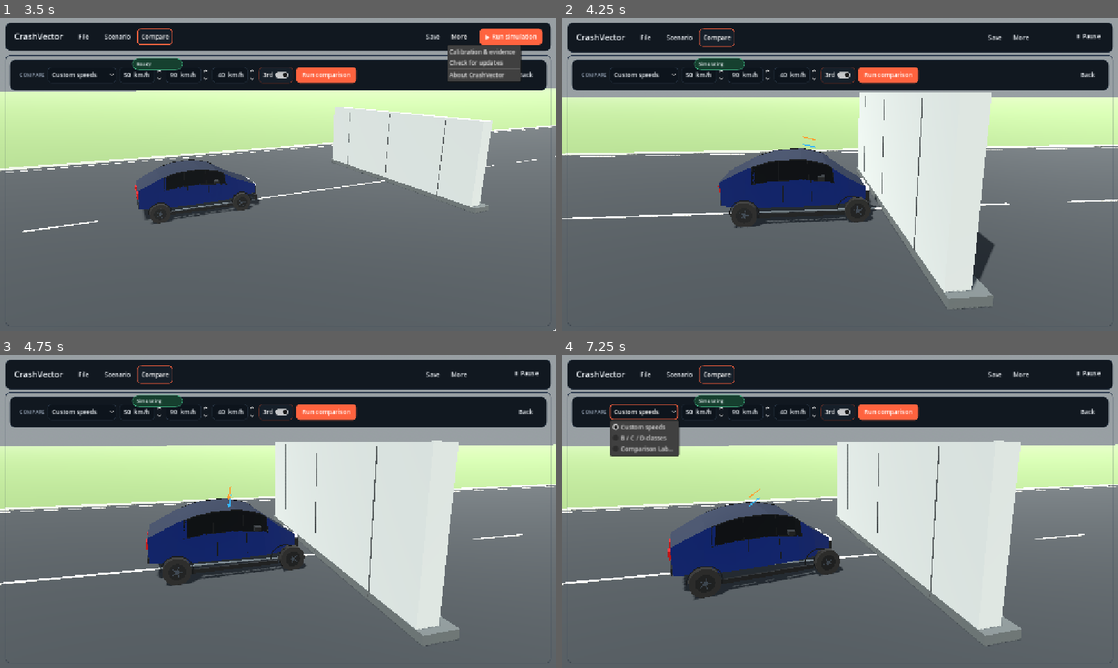
Above: before the commit, frames 1-4 (two rows, left to right).
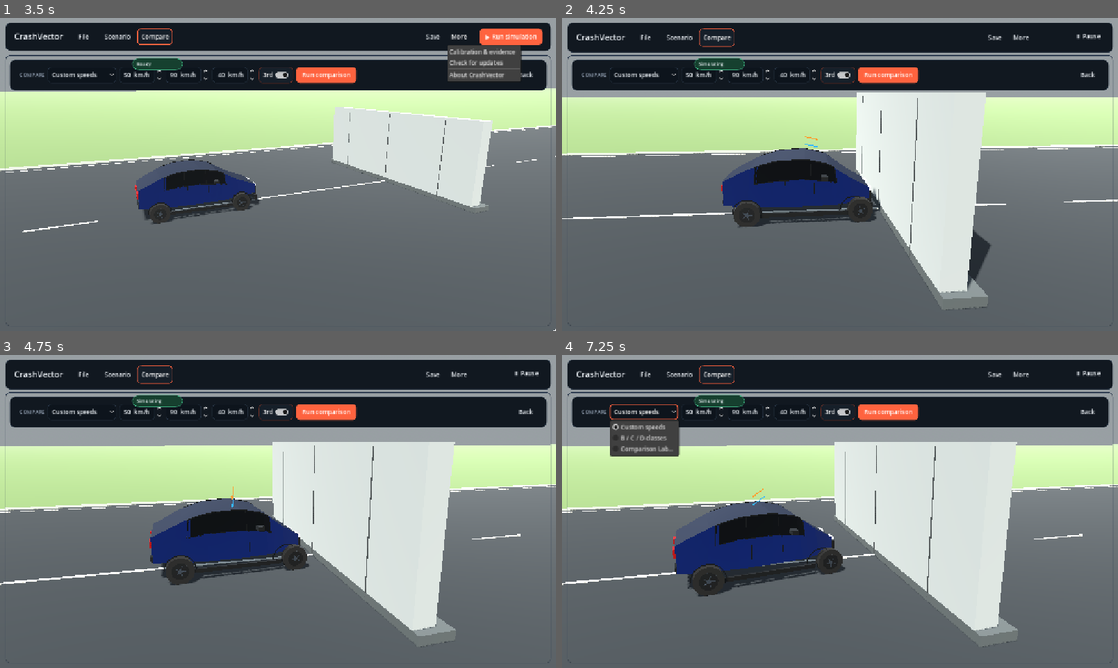
Above: after the commit, the same moments.

Repository: ArrowSK/crashvector
Game: Godot game, scene res://app/main.tscn
Same seed, same stepped clock (60 frames per second), same inputs: the game is played once before the commit and once after it.
Inputs (mouse positions are in pixels of both pictures, inside the frame that each line leads up to):
- Up to frame 1 (3.5 s): click "File" at 0.5 s; click "Scenario" at 1.25 s; click "Compare" at 2 s; click "More" at 2.75 s
- Up to frame 2 (4.25 s): click "▶ Run simulation" at 3.5 s
- Up to frame 3 (4.75 s): tap Enter at 4.25 s; move the mouse to (400, 495) at 4.27 s; hold Right from 4.28 s (still down); click (400, 495) at 4.42 s
- Up to frame 4 (7.25 s): release Right at 5 s; drag from (728, 527) to (812, 574) at 5.02 s; click "Custom speeds" at 5.75 s; move the mouse to (895, 442) at 6.52 s; hold Right from 6.53 s (still down)

Frame 1 is identical in both runs. In frame 2, 2.4% of the frame differs, in the area x 0-100%, y 23-94%; in frame 3, 2.1%; in frame 4, 2.4%.

Commit message:
fix: measure contact against packaged vehicle geometry

Diff:
--- a/src/vehicles/compact_hatchback.gd
+++ b/src/vehicles/compact_hatchback.gd
@@ -48,12 +48,10 @@
 var safety_cell_base_size_m := Vector3.ZERO
 var safety_cell_base_position_m := Vector3.ZERO
 
-# M16 is the production presentation. Its headlamp shells are the foremost
-# visible part of a neutral passenger-car nose: their centre sits 0.075 m
-# ahead of the front structural section and their 0.12 m mesh is long in X.
-# The legacy helper bumper is hidden by that production skin and must never be
-# used as the contact reference.
-const PRODUCTION_NOSE_FACE_OFFSET_M := 0.135
+# M16.2 is the production presentation. It hides the legacy bumper and the
+# procedural lamp/grille details in favour of a Kenney body fitted to the
+# structural presentation cage. The shared profile helper is therefore the
+# only valid neutral-nose reference for collision geometry.
 const FRONT_BUMPER_CENTER_OFFSET_M := 0.10
 
 func _ready() -> void:
@@ -268,12 +266,13 @@
 	)
 	safety_cell_base_size_m = (safety_cell_collision.shape as BoxShape3D).size
 	safety_cell_base_position_m = safety_cell_collision.position
-	# Give the production M16 nose its own thin, full-width contact volume. Its
-	# outer face is exactly the foremost visible headlamp shell, while the
-	# protected cell remains the volume that retreats during severe collapse.
-	# Detail offsets are authored in world metres, whereas the structural section
-	# is scaled per vehicle class.
-	var bumper_face_x := CompactHatchbackBuilder.STATION_X[CompactHatchbackBuilder.FRONT_STATION] * scale_x + PRODUCTION_NOSE_FACE_OFFSET_M
+	# Give the production M16.2 nose its own thin, full-width contact volume. Its
+	# outer face is the fitted Kenney body's real neutral face, while the protected
+	# cell remains the volume that retreats during severe collapse.
+	var bumper_face_x := VehicleVisualProfileCatalog.production_front_face_x_m(
+		vehicle_preset_id,
+		CompactHatchbackBuilder.STATION_X[CompactHatchbackBuilder.FRONT_STATION] * scale_x
+	)
 	rigid_chassis.add_box_shape(
 		"FrontContactCollision",
 		Vector3(0.22 * scale_x, 0.56 * scale_y, 1.34 * scale_z),
--- a/src/vehicles/vehicle_visual_profile_catalog.gd
+++ b/src/vehicles/vehicle_visual_profile_catalog.gd
@@ -107,3 +107,14 @@
 		"windscreen_offset_m": sample_station(profile, "upper_x_offset_m", 4.0),
 		"hood_raise_m": profile.get("hood_raise_m", 0.0),
 	}
+
+static func production_front_face_x_m(preset_id: StringName, structural_front_x_m: float) -> float:
+	# M16.2 ships the fitted Kenney body and hides the procedural lamp/grille
+	# details. The body is bounded by the presentation cage, whose only possible
+	# forward extension at its last section is the profile's upper-node offset.
+	# Keep this value here so collision geometry and the packaged visual share one
+	# neutral-nose contract for every passenger-car class.
+	var profile := data(preset_id)
+	var final_section := float(CompactHatchbackBuilder.STATION_X.size() - 1)
+	var upper_offset := sample_station(profile, "upper_x_offset_m", final_section)
+	return structural_front_x_m + maxf(upper_offset, 0.0)
--- a/tests/m19_contact_fidelity.gd
+++ b/tests/m19_contact_fidelity.gd
@@ -83,22 +83,22 @@
 	var chassis := vehicle.rigid_chassis
 	_expect(chassis != null, "M19 probe-layout check could not build the production rigid chassis")
 	if chassis != null:
-		var production_visual := M16VehicleVisualRefined.new()
+		var production_visual := M162VehicleVisual.new()
 		vehicle.add_child(production_visual)
 		production_visual.configure(vehicle)
-		await process_frame
+		for _frame in range(3):
+			await process_frame
+		var packaged_body := production_visual.kenney_skin.body_instance if production_visual.kenney_skin != null else null
+		_expect(packaged_body != null and packaged_body.mesh != null, "M19 production passenger skin has no measurable packaged body geometry")
 		var expected_bumper_face := -INF
-		for lamp in production_visual.headlamps:
-			var lamp_mesh := lamp.mesh as BoxMesh
-			if lamp_mesh != null:
-				expected_bumper_face = maxf(expected_bumper_face, lamp.position.x + lamp_mesh.size.x * 0.5)
-		_expect(is_finite(expected_bumper_face), "M19 production passenger skin has no measurable foremost nose geometry")
+		if packaged_body != null and packaged_body.mesh != null:
+			expected_bumper_face = (packaged_body.mesh as Mesh).get_aabb().end.x
 		var bumper_collision := chassis.get_node_or_null("FrontContactCollision") as CollisionShape3D
-		_expect(absf(chassis.front_contact_face_x_m - expected_bumper_face) < 0.001, "M19 rigid contact face must match the rendered M16 nose face")
+		_expect(absf(chassis.front_contact_face_x_m - expected_bumper_face) < 0.001, "M19 rigid contact face must match the rendered M16.2 nose face")
 		_expect(bumper_collision != null, "M19 passenger car is missing the outer bumper collision volume")
 		if bumper_collision != null and bumper_collision.shape is BoxShape3D:
 			var outer_face := bumper_collision.position.x + (bumper_collision.shape as BoxShape3D).size.x * 0.5
-			_expect(absf(outer_face - expected_bumper_face) < 0.001, "M19 outer bumper collision volume must end at the rendered M16 nose face")
+			_expect(absf(outer_face - expected_bumper_face) < 0.001, "M19 outer bumper collision volume must end at the rendered M16.2 nose face")
 		_expect(chassis.front_crush_probe_count() == 3, "M19 passenger car must expose centre plus two lateral front-crush probes")
 		if chassis.front_crush_probes.size() == 3:
 			var centre := chassis.front_crush_probes[0]
